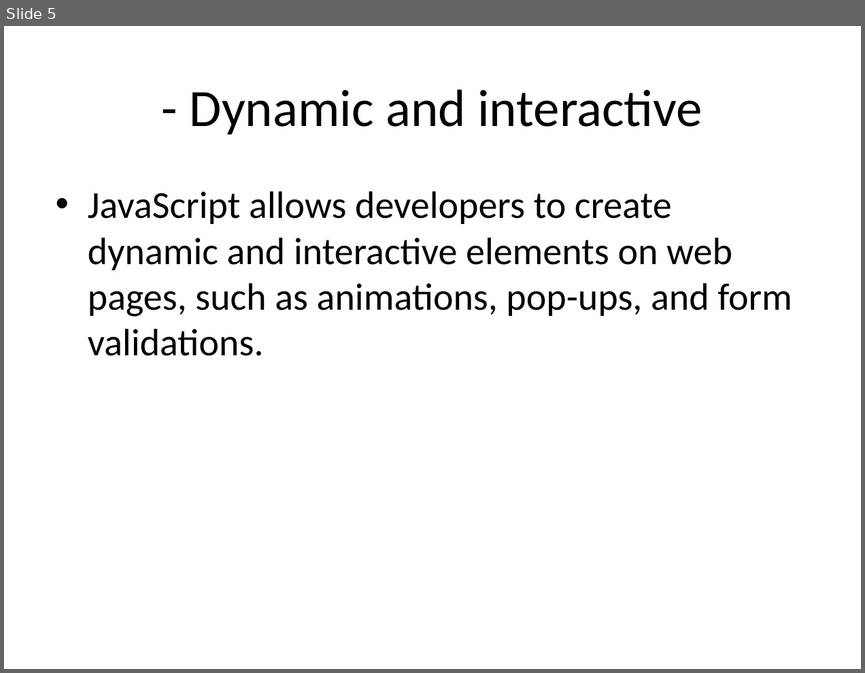
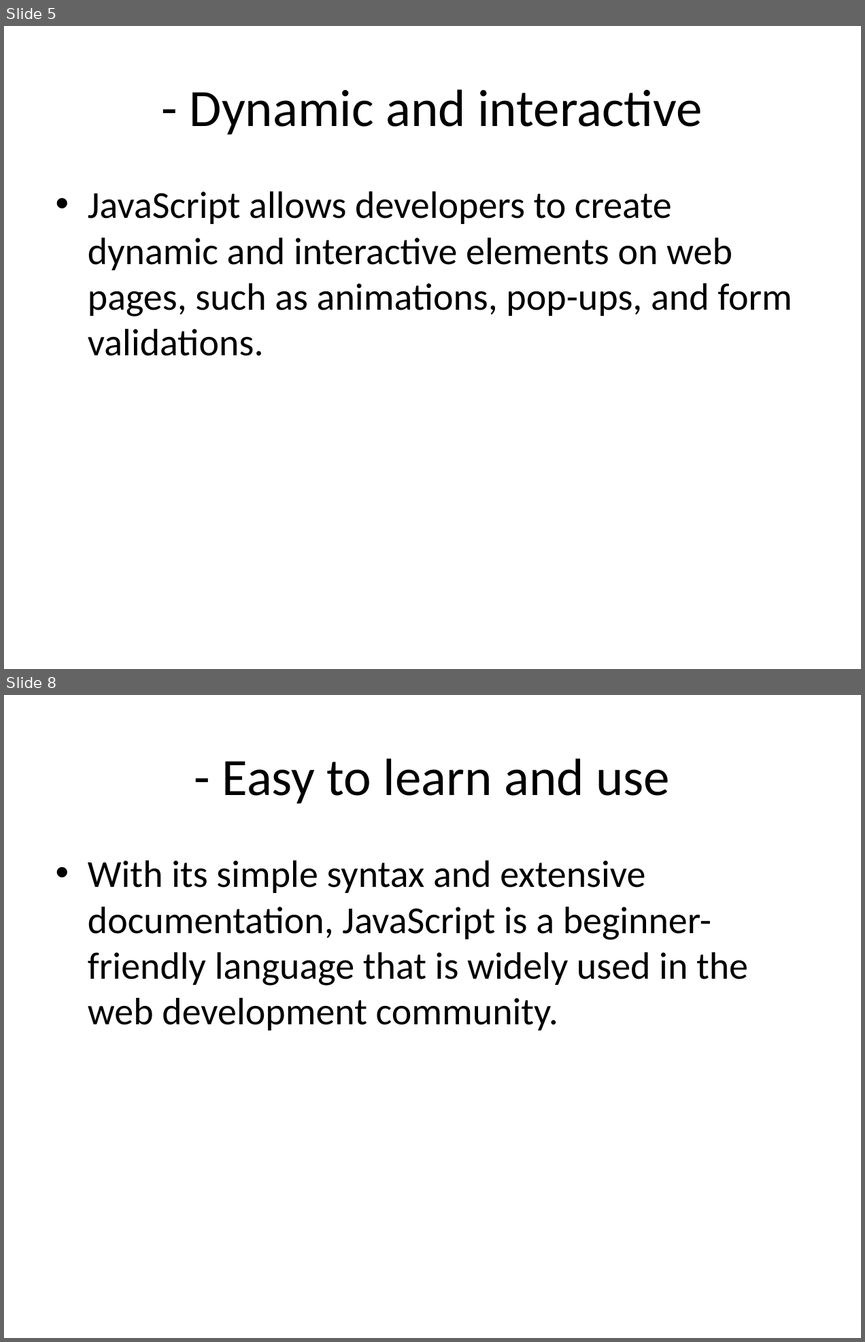
Before and after one commit to Agnes-Kalunda/Slide-Genius, a slide deck: media/js_presentation.pptx. Shown one above the other, each under a label of ours: slide 5 before the commit, slides 5 and 8 after it; the slides between them are not shown. The pictures are 865x673 and 865x1342 pixels, drawn with LibreOffice and Linux fonts; fonts in the diff are those of the drawing. Boxes give left, top, right and bottom in pixels: in the first picture for what was removed or moved away, otherwise in the second. Text is boxed around its words. In the diff, an @@ line names an element or a change of style, - is before the commit and + after.

```diff
--- a/media/js_presentation.pptx
+++ b/media/js_presentation.pptx
@@ slide 8 added at (x1=4, y1=695, x2=861, y2=1338), background #FFFFFF @@
@@ title added at (x1=222, y1=758, x2=670, y2=804), 44 pt, text #000000 @@
+- Easy to learn and use
@@ text added at (x1=88, y1=860, x2=748, y2=1030), 32 pt, text #000000 @@
+• With its simple syntax and extensive documentation, JavaScript is a beginner-friendly language that is widely used in the web development community.
```
Also in this commit, not shown: 2 slides changed, 1 slide removed, 22 other files.
